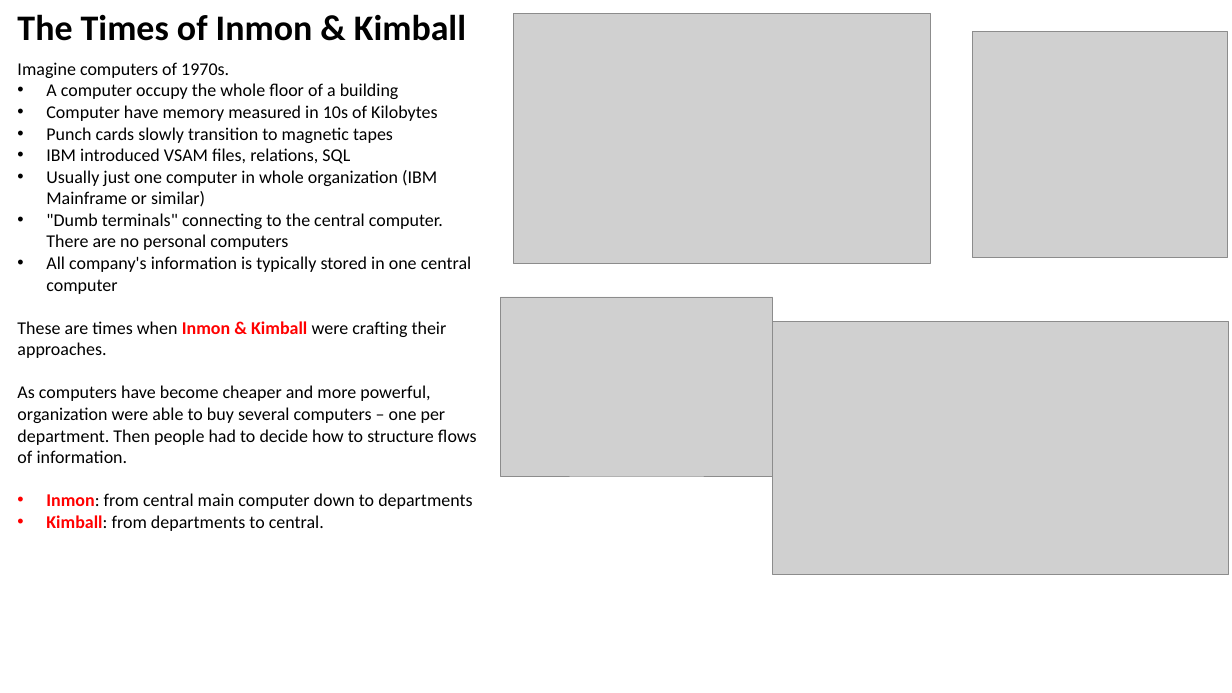
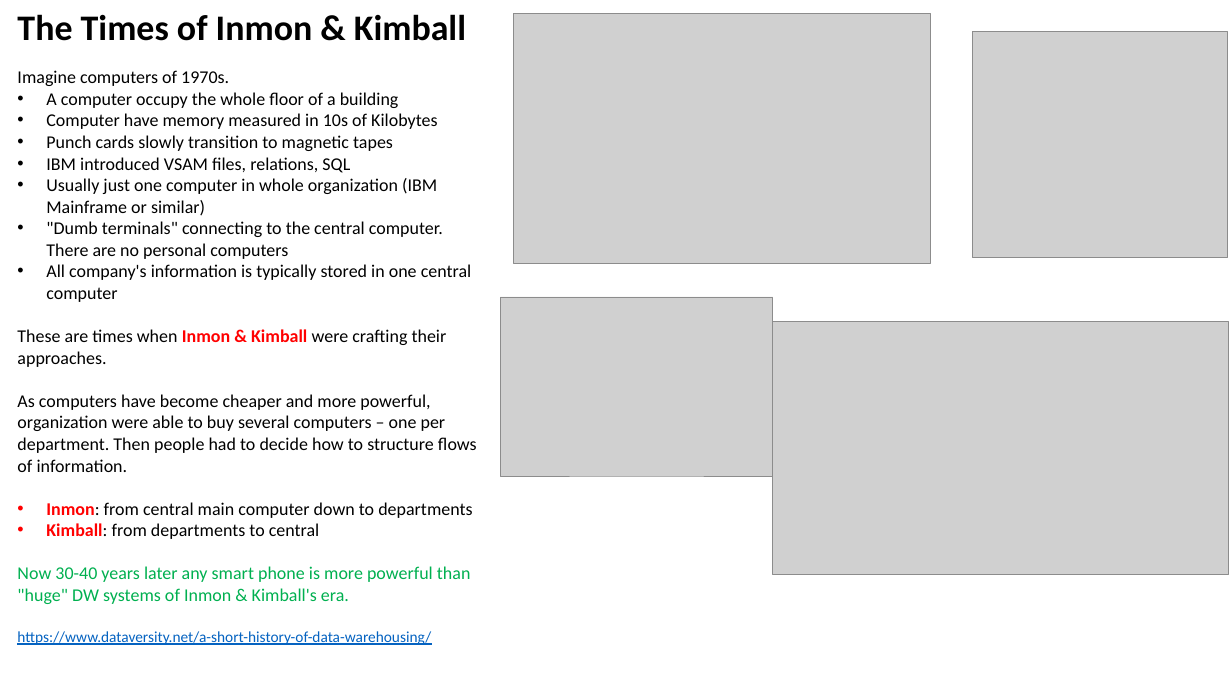
Before and after one commit to lselector/ml_ai_doc, a slide deck: slide 3 of SQL_DW_OLAP_Cube.pptx (slide 5 before the commit). Drawn at 1232x693 pixels with LibreOffice and Linux fonts; fonts in the diff are those of the drawing; grey boxes stand for pictures. Boxes give left, top, right and bottom in pixels: in the first picture for what was removed or moved away, otherwise in the second. Text is boxed around its words. In the diff, an @@ line names an element or a change of style, - is before the commit and + after.

```diff
--- a/SQL_DW_OLAP_Cube.pptx
+++ b/SQL_DW_OLAP_Cube.pptx
@@ text "Imagine computers of 1970s." moved from (x1=17, y1=62, x2=477, y2=531) to (x1=17, y1=70, x2=477, y2=645) @@
@@ text at (x1=17, y1=523, x2=470, y2=645): text changed; text colour #000000 to #00B050 @@
-• Kimball: from departments to central.
+• Kimball: from departments to central
+Now 30-40 years later any smart phone is more powerful than "huge" DW systems of Inmon & Kimball's era.
+https://www.dataversity.net/a-short-history-of-data-warehousing/
```
